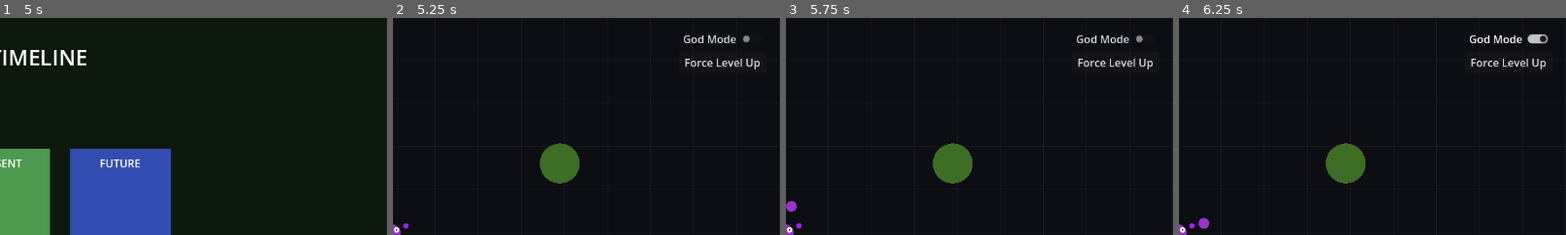
Above: before the commit, frames 1-4 (left to right).
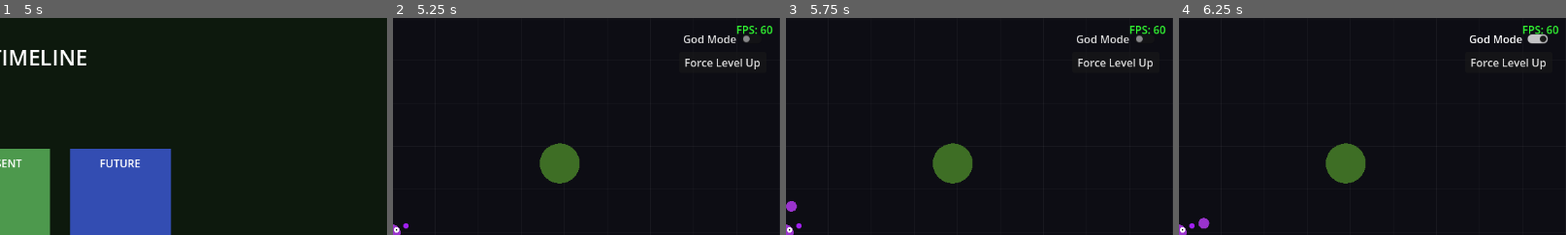
Above: after the commit, the same moments.

Repository: buiminhkhang621-cmyk/Game-with-Thong
Game: Godot game, scene res://scenes/Main.tscn
Same seed, same stepped clock (60 frames per second), same inputs: the game is played once before the commit and once after it.
Inputs:
- Up to frame 1 (5 s): click "PLAY" at 0.5 s; click "Berserker" at 1.25 s; click "Vanguard" at 2 s; click "Assassin" at 2.75 s; click "Void Mage" at 3.5 s; click "MANIFEST" at 4.25 s
- Up to frame 2 (5.25 s): click "SELECT" at 5 s
- Up to frame 3 (5.75 s): no input
- Up to frame 4 (6.25 s): click "God Mode" at 5.75 s
The pictures show only the part of the screen within x 50-100%, y 1-51%; the shares and areas given below are measured in that part.

Frame 1 is identical in both runs. In frame 2, 0.2% of the frame differs, in the area x 88-99%, y 3-8%; in frame 3, 0.2%; in frame 4, 0.2%.

Commit message:
add fps counter & fixed minor bugs

Diff:
--- a/scripts/EnemyCommon.gd
+++ b/scripts/EnemyCommon.gd
@@ -100,8 +100,13 @@
 			active_auras.erase("ice")
 			queue_redraw()
 
+	var target_pos: Vector2 = player.global_position
 	if void_mark_time > 0:
 		void_mark_time -= delta
+		var nearest_other = _get_nearest_enemy_except(self)
+		if nearest_other:
+			target_pos = nearest_other.global_position
+
 		if void_mark_time <= 0:
 			active_auras.erase("void")
 			queue_redraw()
@@ -117,7 +122,7 @@
 	if reaction_cooldown > 0:
 		reaction_cooldown -= delta
 
-	var to_player: Vector2 = player.global_position - global_position
+	var to_player: Vector2 = target_pos - global_position
 	var dist: float = to_player.length()
 
 	var current_speed = speed
@@ -319,7 +324,7 @@
 				return
 
 			if void_mark_time <= 0:
-				void_mark_time = 3.0
+				void_mark_time = 1.5
 
 func _check_reactions(dmg: float) -> void:
 	if reaction_cooldown > 0: return
--- a/scripts/HUD.gd
+++ b/scripts/HUD.gd
@@ -5,6 +5,7 @@
 @onready var info_label: Label = $InfoLabel
 
 var spell_info_label: Label = null
+var fps_label: Label = null
 
 var _level: int = 1
 var _kills: int = 0
@@ -25,7 +26,29 @@
 	spell_info_label.add_theme_font_size_override("font_size", 14)
 	add_child(spell_info_label)
 
+	fps_label = Label.new()
+	add_child(fps_label)
+	fps_label.set_anchors_preset(Control.PRESET_TOP_RIGHT)
+	fps_label.offset_left = -100
+	fps_label.offset_top = 10
+	fps_label.offset_right = -10
+	fps_label.offset_bottom = 30
+	fps_label.horizontal_alignment = HORIZONTAL_ALIGNMENT_RIGHT
+	fps_label.add_theme_font_size_override("font_size", 16)
+	fps_label.add_theme_color_override("font_color", Color(0.2, 1.0, 0.2))
+
+	_on_hp_changed(GameManager.player.hp if GameManager.player else 100, GameManager.player._effective_max_hp if GameManager.player else 100)
+	_on_xp_changed(GameManager.xp, GameManager.xp_to_next)
+	_on_level_changed(GameManager.level)
+	_on_kill_changed(GameManager.kills)
+	_on_score_changed(GameManager.score)
+	_on_time_changed(GameManager.run_time)
+
 	_refresh()
+
+func _process(_delta: float) -> void:
+	if fps_label:
+		fps_label.text = "FPS: %d" % Engine.get_frames_per_second()
 
 
 func _on_hp_changed(cur: float, max_hp: float) -> void:
@@ -75,12 +98,11 @@
 		if spells.size() > 0:
 			txt += "Spells: " + str(spells) + "\n"
 
-		var active_res = "None"
+		var active_res = []
 		var types = ["lightning", "ice", "dark", "void"]
 		for t in types:
 			if GameManager.has_rune_resonance(t):
-				active_res = t.capitalize()
-				break
-		txt += "Resonance: " + active_res
+				active_res.append(t.capitalize())
+		txt += "Resonance: " + (", ".join(active_res) if active_res.size() > 0 else "None")
 
 		spell_info_label.text = txt
--- a/scripts/Player.gd
+++ b/scripts/Player.gd
@@ -51,8 +51,13 @@
 var _berserker_time: float = 0.0
 var berserker_dmg_buff: float = 0.0
 
+var _landing_i_frames: float = 0.0
+
 func _physics_process(delta: float) -> void:
 	_update_max_hp()
+
+	if _landing_i_frames > 0.0:
+		_landing_i_frames -= delta
 
 	if GameManager.current_class == "berserker":
 		_berserker_time += delta
@@ -66,7 +71,8 @@
 		if z_height <= 0.0:
 			z_height = 0.0
 			z_velocity = 0.0
-
+			_apply_landing_knockback()
+			_landing_i_frames = 0.25 # Invulnerable to ground attacks while enemies are pushed back
 	if z_height > 15.0:
 		set_collision_mask_value(1, false) # Disable obstacle collision
 		z_index = 10
@@ -145,12 +151,25 @@
 		hp = min(hp, _effective_max_hp)
 		GameManager.hp_changed.emit(hp, _effective_max_hp)
 
+func _apply_landing_knockback() -> void:
+	for e in get_tree().get_nodes_in_group("enemies"):
+		if e.has_method("apply_knockback"):
+			var dist = global_position.distance_to(e.global_position)
+			if dist < hit_radius + e.hit_radius + 40.0:
+				var dir = (e.global_position - global_position).normalized()
+				if dir.length() < 0.1:
+					dir = Vector2(randf_range(-1, 1), randf_range(-1, 1)).normalized()
+				e.apply_knockback(dir, 200.0)
+				# Also deal a small amount of damage on landing?
+				if e.has_method("take_damage"):
+					e.take_damage(5.0)
+
 
 func take_damage(amount: float, is_ground_attack: bool = true) -> void:
 	if GameManager.game_over or in_dark_state or god_mode:
 		return
-	if is_ground_attack and z_height > 15.0:
-		return # Dodged by jumping
+	if is_ground_attack and (z_height > 0.0 or _landing_i_frames > 0.0):
+		return # Dodged by jumping or landing i-frames
 
 	# Tier 2 Passive: 8% dodge chance
 	if GameManager.get_total_passive_levels() >= 10:
--- a/scripts/SkillController.gd
+++ b/scripts/SkillController.gd
@@ -102,7 +102,7 @@
 			var proj = PROJECTILE_SCENE.instantiate()
 			get_tree().current_scene.add_child(proj)
 			proj.global_position = player.global_position
-			proj.setup(dir * 200.0, dmg, c, ["lightning"])
+			proj.setup(dir * 200.0, dmg, c, [])
 
 func on_axe_caught() -> void:
 	axe_empowered = true
